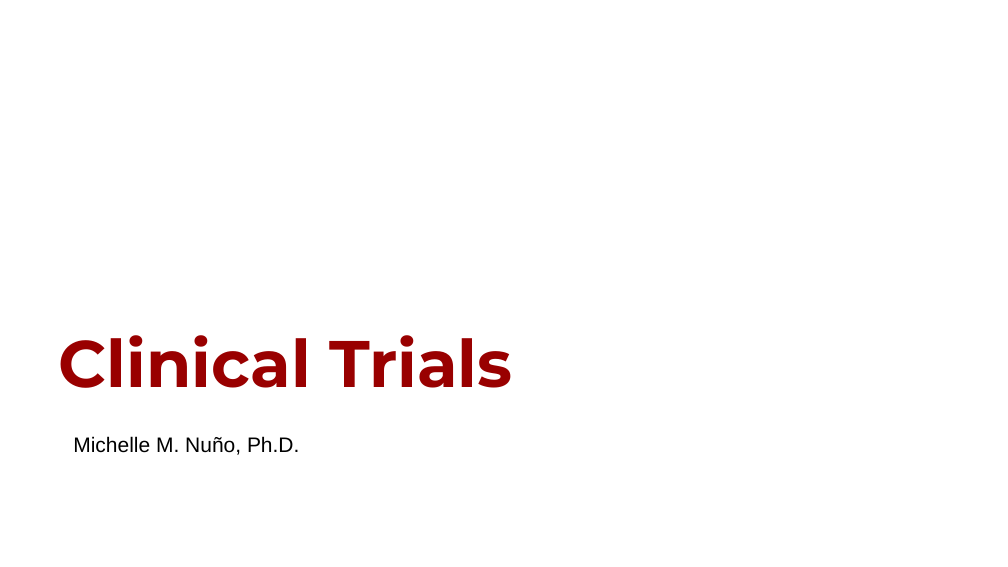
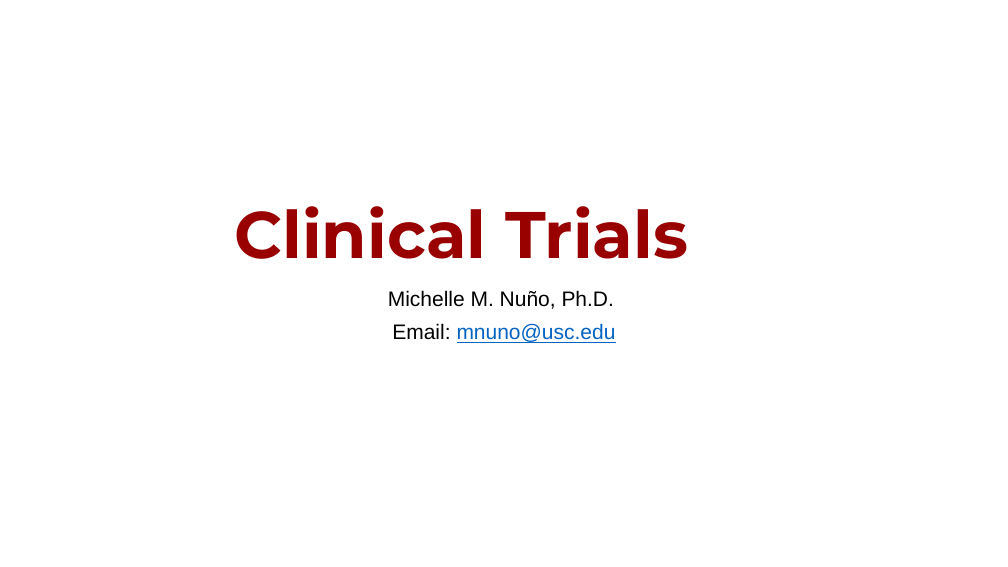
Before and after one commit to USCbiostats/LAsBEST, a slide deck: slide 1 of google-drive/week05/2Tues/LA'sBest-ClinicalTrials.pptx. Drawn at 1008x567 pixels with LibreOffice and Linux fonts; fonts in the diff are those of the drawing; background and template pictures are left out. Boxes give left, top, right and bottom in pixels: in the first picture for what was removed or moved away, otherwise in the second. Text is boxed around its words. In the diff, an @@ line names an element or a change of style, - is before the commit and + after.

Commit message:
update clinical trials

```diff
--- a/google-drive/week05/2Tues/LA'sBest-ClinicalTrials.pptx
+++ b/google-drive/week05/2Tues/LA'sBest-ClinicalTrials.pptx
@@ title "Clinical Trials": place and size @@
-title "Clinical Trials" at [59, 335, 513, 388]
+title "Clinical Trials" at [234, 206, 688, 259]
@@ subtitle "Michelle M. Nuño, Ph.D.": place and size @@
-subtitle "Michelle M. Nuño, Ph.D." at [73, 436, 299, 455]
+subtitle "Michelle M. Nuño, Ph.D." at [388, 290, 616, 343]
@@ subtitle at [388, 290, 614, 309]: alignment left to centre @@
@@ subtitle at [392, 323, 616, 343]: paragraph added @@
+Email: mnuno@usc.edu
```
Also in this commit, not shown: 3 slides added, 1 slide removed, 2 other files.
